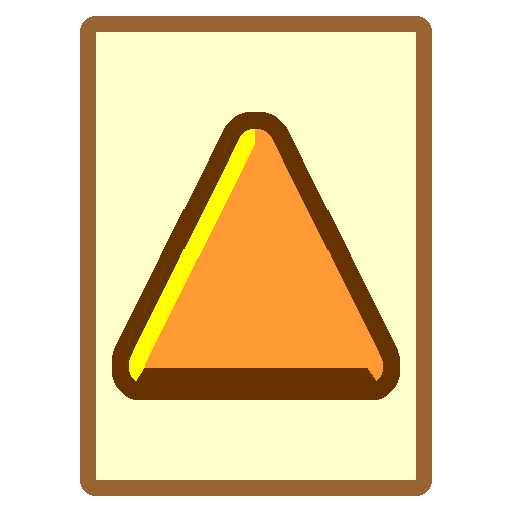
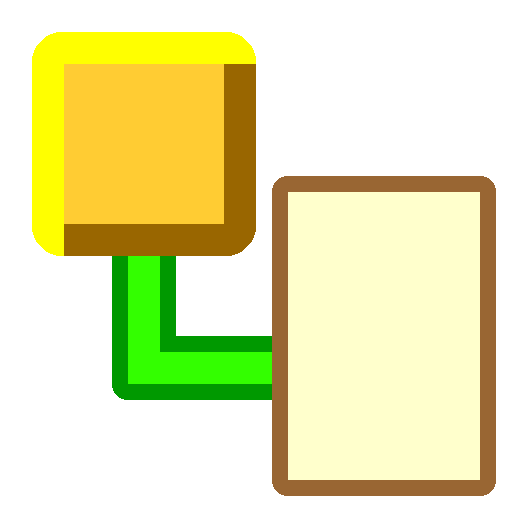
Two versions of the same layered image (512x512). Layer-by-layer changes:
showed "Ebene #1", moved it above "Ebene-Kopie #7" over [272, 176, 496, 496]
painted on "Ebene-Kopie #7" over [32, 32, 400, 400]
removed layer "Ebene #4" over [80, 16, 432, 496]
renamed "Ebene-Kopie #5" to "Eingefügte Ebene-Kopie", showed it, moved it below "Ebene-Kopie #1", painted on it over [32, 112, 400, 496]
